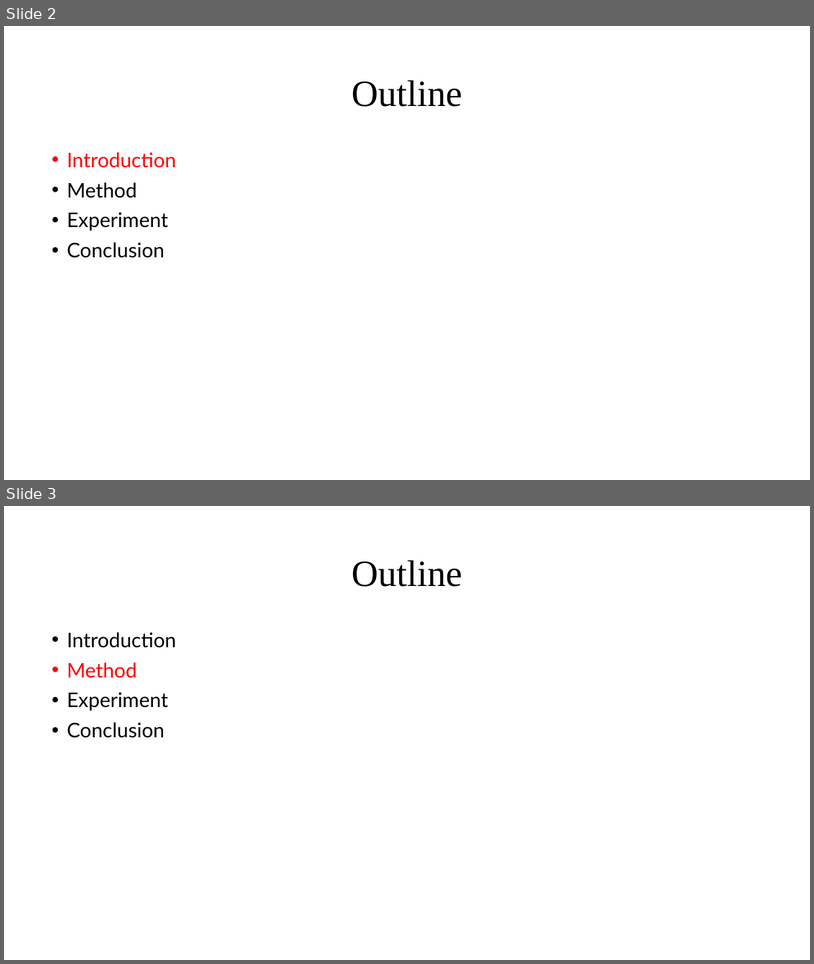
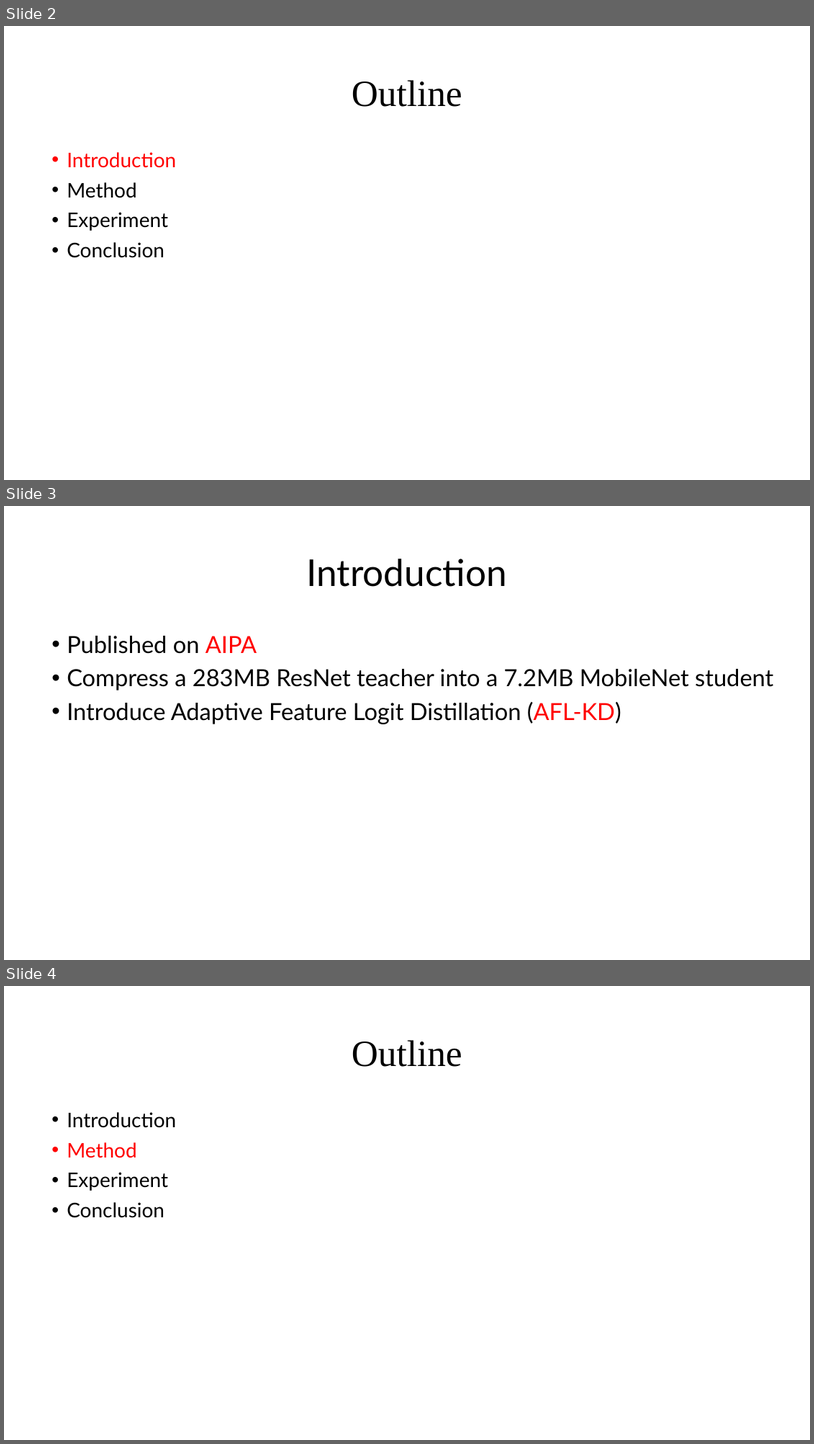
Before and after one commit to a20082307/meeting_report, a slide deck: 909個咪.pptx. Shown one above the other, each under a label of ours: slides 2 and 3 before the commit, slides 2, 3 and 4 after it. The pictures are 814x964 and 814x1444 pixels, drawn with LibreOffice and Linux fonts; fonts in the diff are those of the drawing. Boxes give left, top, right and bottom in pixels: in the first picture for what was removed or moved away, otherwise in the second. Text is boxed around its words. In the diff, an @@ line names an element or a change of style, - is before the commit and + after.

```diff
--- a/909個咪.pptx
+++ b/909個咪.pptx
@@ slide 3 added at (4, 506, 810, 960), background #FFFFFF @@
@@ title added at (307, 559, 508, 587), 44 pt, text #000000 @@
+Introduction
@@ text added at (67, 636, 774, 724), 28 pt, text #000000 @@
+• Published on AIPA
+• Compress a 283MB ResNet teacher into a 7.2MB MobileNet student
+• Introduce Adaptive Feature Logit Distillation (AFL-KD)
@@ what was slide 3 is now slide 4 @@
```
Also in this commit, not shown: 1 other slide added.
